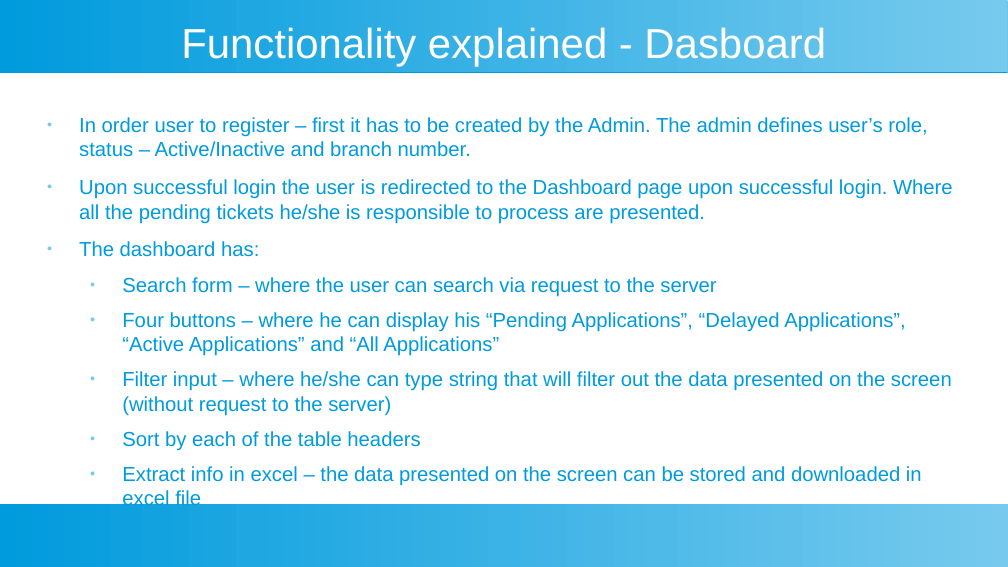
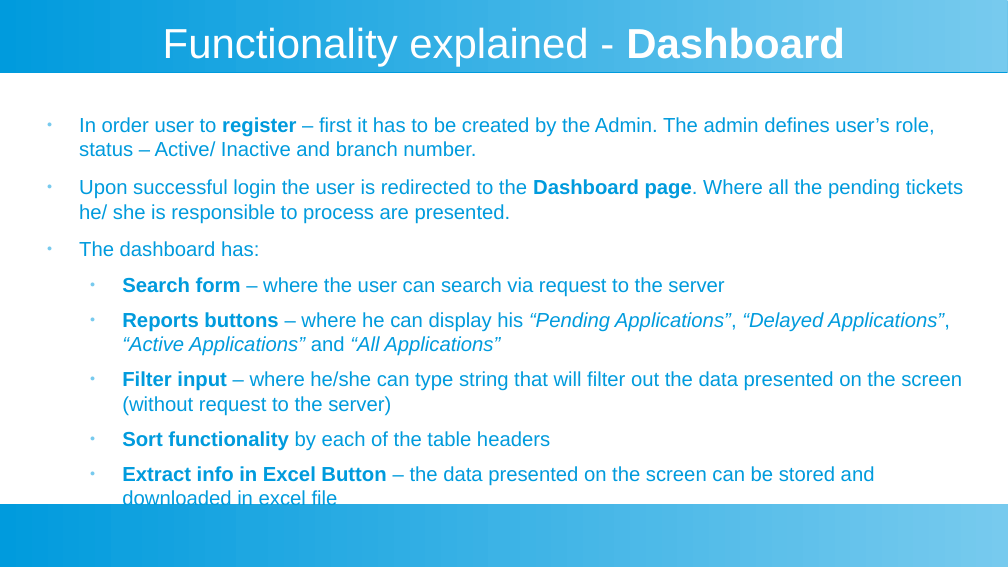
Before and after one commit to nikolaydimov83/Workflow-BPM-Front-End-Lit-HTML, a slide deck: slide 6 of ProjectPresentation.odp. Drawn at 1008x567 pixels with LibreOffice and Linux fonts; fonts in the diff are those of the drawing. Boxes give left, top, right and bottom in pixels: in the first picture for what was removed or moved away, otherwise in the second. Text is boxed around its words. In the diff, an @@ line names an element or a change of style, - is before the commit and + after.

```diff
--- a/ProjectPresentation.odp
+++ b/ProjectPresentation.odp
@@ title at bbox=[163, 27, 845, 67]: text changed @@
-Functionality explained - Dasboard
+Functionality explained - Dashboard
@@ text at bbox=[79, 117, 963, 224]: text changed @@
-● In order user to register – first it has to be created by the Admin. The admin defines user’s role, status – Active/Inactive and branch number.
-● Upon successful login the user is redirected to the Dashboard page upon successful login. Where all the pending tickets he/she is responsible to process are presented.
+● In order user to register – first it has to be created by the Admin. The admin defines user’s role, status – Active/ Inactive and branch number.
+● Upon successful login the user is redirected to the Dashboard page. Where all the pending tickets he/ she is responsible to process are presented.
@@ text at bbox=[122, 277, 962, 416]: bold on in "Search form", "Filter input" @@
@@ text at bbox=[122, 312, 950, 356]: text changed; italic on @@
-  ● Four buttons – where he can display his “Pending Applications”, “Delayed Applications”, “Active Applications” and “All Applications”
+  ● Reports buttons – where he can display his “Pending Applications”, “Delayed Applications”, “Active Applications” and “All Applications”
@@ text at bbox=[122, 431, 875, 510]: text changed @@
-  ● Sort by each of the table headers
-  ● Extract info in excel – the data presented on the screen can be stored and downloaded in excel file
+  ● Sort functionality by each of the table headers
+  ● Extract info in Excel Button – the data presented on the screen can be stored and downloaded in excel file
```
Also in this commit, not shown: 9 other slides changed, 2 slides added.
